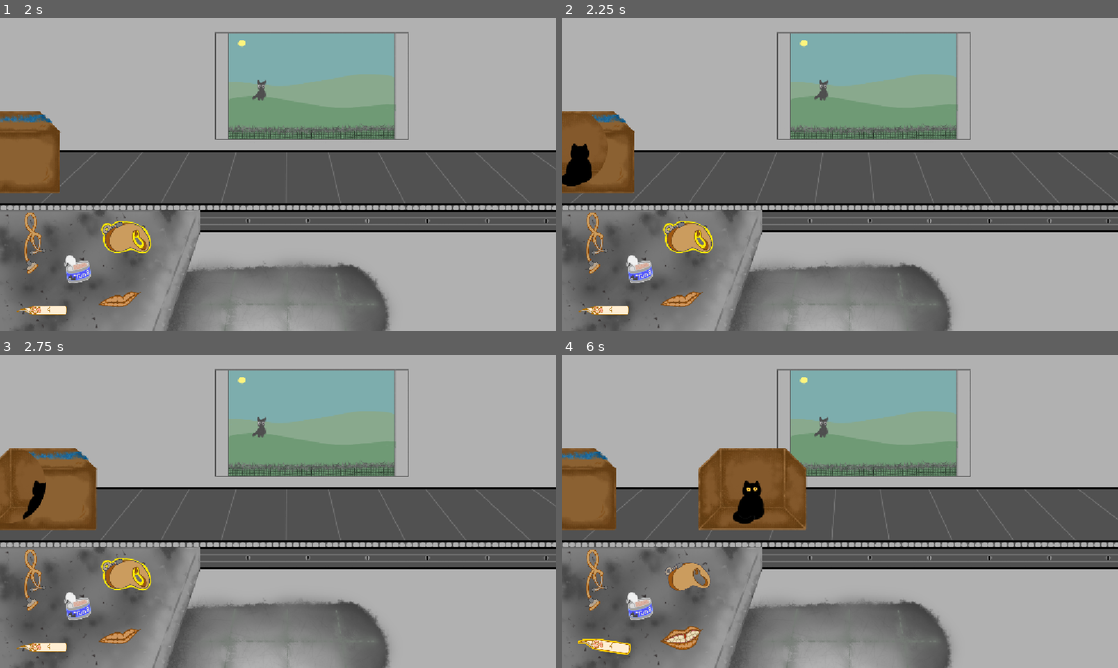
Above: before the commit, frames 1-4 (two rows, left to right).
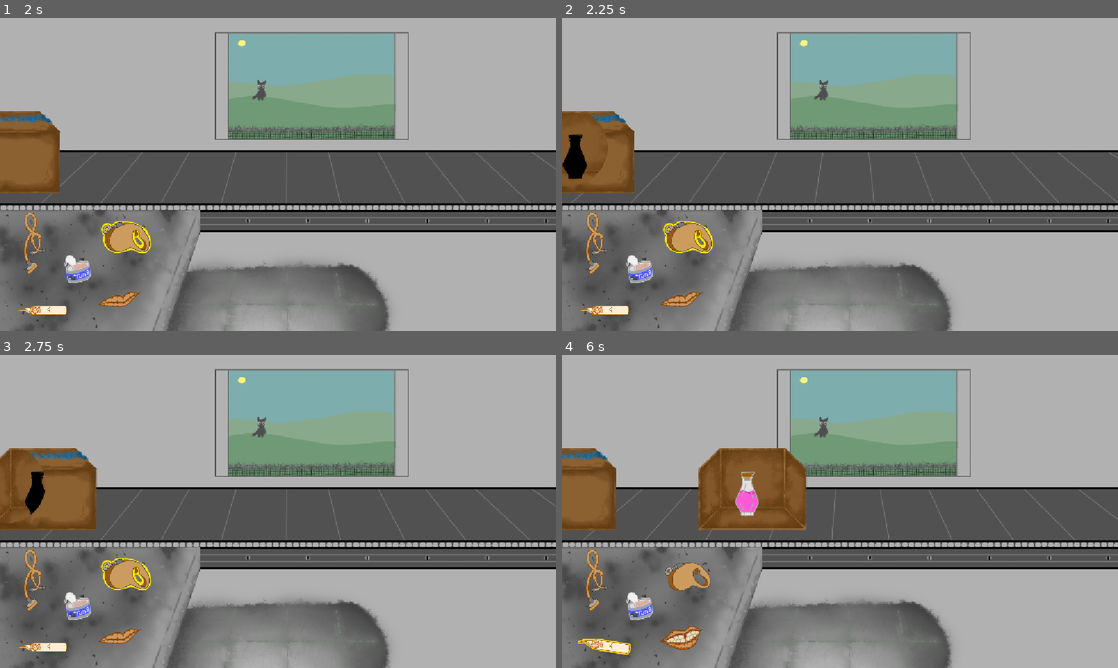
Above: after the commit, the same moments.

Repository: zwiebelkaramell/KITTY-KONTRABAND
Game: Godot game, scene res://Assets/Scenes/Startup.tscn
The game is run twice, just before and just after one commit, with the same random seed, the same clock (stepped at 60 frames per second) and the same inputs. Sound files missing from this copy of the repository are replaced by a short silence.
Inputs (mouse positions are in pixels of both pictures, inside the frame that each line leads up to):
- Up to frame 1 (2 s): click "STRAT" at 0.5 s; click (127, 240) at 1.25 s
- Up to frame 2 (2.25 s): click (567, 146) at 2 s
- Up to frame 3 (2.75 s): no input
- Up to frame 4 (6 s): click (600, 577) at 2.75 s; click (639, 608) at 3.5 s; click (684, 636) at 4.25 s; click (606, 649) at 5 s; click (751, 483) at 5.75 s

Frame 1 is identical in both runs. In frame 2, 0.4% of the frame differs, in the area x 0-6%, y 37-54%; in frame 3, 0.2%; in frame 4, 0.7%, in the area x 30-37%, y 37-54%.

Commit message:
implemented more cats, also subtle horror

Diff:
--- a/Assets/Scenes/Instances/xray.tscn
+++ b/Assets/Scenes/Instances/xray.tscn
@@ -1,9 +1,10 @@
-[gd_scene format=3 uid="uid://bkh2odfmymt2r"]
+[gd_scene format=3 uid="uid://7q3ri18mwf84"]
 
 [ext_resource type="Texture2D" uid="uid://qbeldv5aacfh" path="res://Assets/Art/boxes/disgustung box inside.png" id="1_8bpiw"]
 [ext_resource type="Script" uid="uid://bjctwub7km45v" path="res://Assets/Scripts/xray.gd" id="2_dvl6v"]
 [ext_resource type="Shader" uid="uid://bwlus5j4oirnk" path="res://Assets/Shaders/Xray.gdshader" id="3_8bpiw"]
 [ext_resource type="AudioStream" uid="uid://bipltgkx70j64" path="res://Assets/Audio/cat_purr_1_loop_muffled.ogg" id="4_7i46i"]
+[ext_resource type="Texture2D" uid="uid://ddpmgxdgoxno" path="res://Assets/Art/objects n cats/whoite cat 4.png" id="4_38gu8"]
 
 [sub_resource type="ShaderMaterial" id="ShaderMaterial_f5dhn"]
 shader = ExtResource("3_8bpiw")
@@ -16,6 +17,7 @@
 [node name="Contents" type="Sprite2D" parent="." unique_id=69195861]
 material = SubResource("ShaderMaterial_f5dhn")
 position = Vector2(22, 71)
+texture = ExtResource("4_38gu8")
 centered = false
 
 [node name="AudioStreamPlayer2D" type="AudioStreamPlayer2D" parent="Contents" unique_id=1545092162]
--- a/Assets/Scenes/Main.tscn
+++ b/Assets/Scenes/Main.tscn
@@ -4,6 +4,7 @@
 [ext_resource type="Texture2D" uid="uid://b3box6pmtpg5r" path="res://Assets/Art/background/bg.png" id="2_kwusr"]
 [ext_resource type="Texture2D" uid="uid://btgxhjjrfdpek" path="res://Assets/Art/Conveyer/the fancier conveyer belt/conveyorlines1.png" id="3_6pypa"]
 [ext_resource type="Texture2D" uid="uid://b730qn1ex8dkt" path="res://Assets/Art/tables/dirty ass item table.png" id="3_s4ycj"]
+[ext_resource type="Texture2D" uid="uid://bd64wlgjc7klk" path="res://Assets/Art/background/bg_blink.png" id="3_sbipf"]
 [ext_resource type="Texture2D" uid="uid://cge5ojoltukno" path="res://Assets/Art/Conveyer/the fancier conveyer belt/conveyorlines2.png" id="4_s4ycj"]
 [ext_resource type="Texture2D" uid="uid://bs6d4aspypydi" path="res://Assets/Art/Conveyer/the fancier conveyer belt/conveyorlines3.png" id="5_7n1ip"]
 [ext_resource type="Texture2D" uid="uid://gu4bqq465luy" path="res://Assets/Art/Conveyer/the fancier conveyer belt/ball1conveyor.png" id="6_0i17j"]
@@ -62,6 +63,23 @@
 [ext_resource type="AudioStream" uid="uid://cdrehins0nlxv" path="res://Assets/Audio/PsPs2.ogg" id="60_c4sbi"]
 [ext_resource type="AudioStream" uid="uid://cuge6jafo46q2" path="res://Assets/Audio/PsPs3.ogg" id="61_jnaod"]
 
+[sub_resource type="SpriteFrames" id="SpriteFrames_c7nqt"]
+animations = [{
+"frames": [{
+"duration": 1.0,
+"texture": ExtResource("2_kwusr")
+}, {
+"duration": 0.05,
+"texture": ExtResource("3_sbipf")
+}, {
+"duration": 1.0,
+"texture": ExtResource("2_kwusr")
+}],
+"loop": 0,
+"name": &"default",
+"speed": 1.0
+}]
+
 [sub_resource type="SpriteFrames" id="SpriteFrames_c0ktc"]
 animations = [{
 "frames": [{
@@ -148,8 +166,10 @@
 position = Vector2(576, 7)
 current = true
 
-[node name="BG" type="Sprite2D" parent="." unique_id=1306327301]
-texture = ExtResource("2_kwusr")
+[node name="BG" type="AnimatedSprite2D" parent="." unique_id=1263868374]
+sprite_frames = SubResource("SpriteFrames_c7nqt")
+frame = 2
+frame_progress = 1.0
 centered = false
 
 [node name="Table" type="Sprite2D" parent="BG" unique_id=636654093]
@@ -361,6 +381,9 @@
 
 [node name="BeltPause" type="Timer" parent="Timers" unique_id=874102116]
 one_shot = true
+
+[node name="BlinkTimer" type="Timer" parent="Timers" unique_id=1837363323]
+autostart = true
 
 [connection signal="toggled" from="UI/X-Ray" to="." method="_on_x_ray_toggled"]
 [connection signal="toggled" from="UI/Stethoscope" to="." method="_on_stethoscope_toggled"]
@@ -370,3 +393,4 @@
 [connection signal="finished" from="Sound/SFX_ConveyorStart" to="Sound" method="_on_sfx_conveyor_start_finished"]
 [connection signal="timeout" from="Timers/BoxSpawn" to="." method="_on_box_spawn_timeout"]
 [connection signal="timeout" from="Timers/BeltPause" to="." method="_on_belt_pause_timeout"]
+[connection signal="timeout" from="Timers/BlinkTimer" to="." method="_on_blink_timer_timeout"]
--- a/Assets/Scripts/Object scripts/ObjectList.gd
+++ b/Assets/Scripts/Object scripts/ObjectList.gd
@@ -10,9 +10,21 @@
 	return c
 
 @export var non_cat = [
-	add_data(false, 0, "res://Assets/Art/temp_empty.png")
+	add_data(false, 0, "res://Assets/Art/objects n cats/blue orb.png"),
+	add_data(false, 0, "res://Assets/Art/objects n cats/books.png"),
+	add_data(false, 0, "res://Assets/Art/objects n cats/broken broom.png"),
+	add_data(false, 0, "res://Assets/Art/objects n cats/potion.png"),
+	add_data(false, 0, "res://Assets/Art/objects n cats/scroll.png"),
+	add_data(false, 1, "res://Assets/Art/objects n cats/skull.png"),
+	add_data(false, 1, "res://Assets/Art/objects n cats/grgoil.png"),
 ]
 
 @export var cat = [
-	add_data(true, 0, "res://Assets/Art/temp_cat.png")
+	add_data(true, 0, "res://Assets/Art/objects n cats/black cat.png"),
+	add_data(true, 0, "res://Assets/Art/objects n cats/gray cat.png"),
+	add_data(true, 0, "res://Assets/Art/objects n cats/my dead best friend cat 3.png"),
+	add_data(true, 0, "res://Assets/Art/objects n cats/ortange vcat.png"),
+	add_data(true, 0, "res://Assets/Art/objects n cats/whoite cat 4.png"),
+	add_data(true, 1, "res://Assets/Art/objects n cats/gartgiol cat.png"),
+	add_data(true, 1, "res://Assets/Art/objects n cats/cat skull.png"),
 ]
--- a/Assets/Scripts/main.gd
+++ b/Assets/Scripts/main.gd
@@ -148,3 +148,8 @@
 
 func _on_pspsps_pressed() -> void:
 	pass # Replace with function body.
+
+
+func _on_blink_timer_timeout() -> void:
+	$BG.play()
+	$Timers/BlinkTimer.start(randf_range(5.0,10.0))
--- a/Assets/Scripts/xray.gd
+++ b/Assets/Scripts/xray.gd
@@ -4,5 +4,7 @@
 
 func pass_obj(obj: Object):
 	cont_obj = obj
-	#if cont_obj.is_cat:
-	#	$Contents/AudioStreamPlayer2D.play()
+	if !cont_obj.is_cat:
+		$Contents/AudioStreamPlayer2D.set_volume_linear(0.0)
+	elif cont_obj.difficulty < 1 && randi_range(0,1) == 0:
+		$Contents/AudioStreamPlayer2D.set_volume_linear(0.0)
Binary file added: Assets/Art/background/bg_blink.png
Not shown, added: Assets/Art/background/bg_blink.png.import
Binary file changed: Assets/Art/objects n cats/black cat.png
Binary file changed: Assets/Art/objects n cats/blue orb.png
Binary file changed: Assets/Art/objects n cats/books.png
Binary file changed: Assets/Art/objects n cats/broken broom.png
Binary file changed: Assets/Art/objects n cats/cat skull.png
Binary file changed: Assets/Art/objects n cats/gartgiol cat.png
Binary file changed: Assets/Art/objects n cats/gray cat.png
Binary file changed: Assets/Art/objects n cats/grgoil.png
Binary file changed: Assets/Art/objects n cats/my dead best friend cat 3.png
Binary file changed: Assets/Art/objects n cats/ortange vcat.png
(and 4 more such lines)
